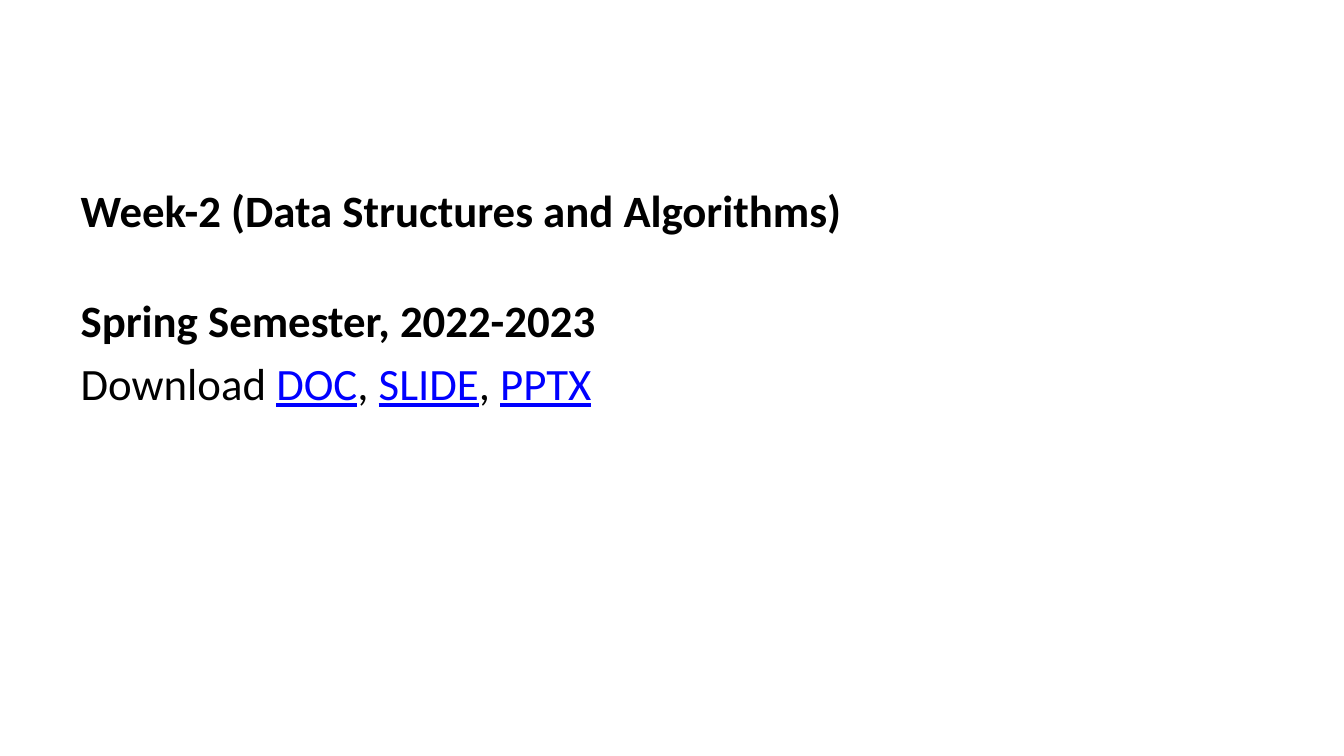
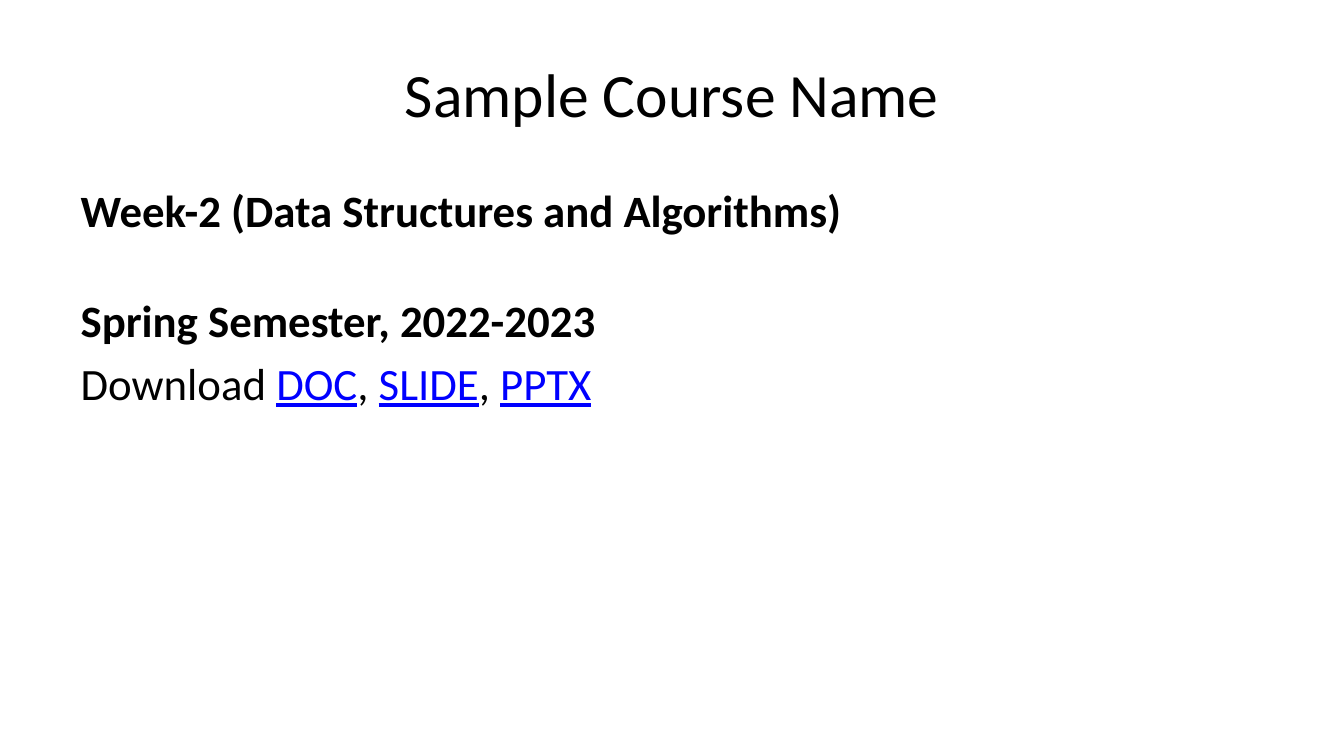
Before and after one commit to abdulsamed57/course-note-template, a slide deck: slide 2 of docs/week-2/week-2.en.md_word.pptx. Drawn at 1344x756 pixels with LibreOffice and Linux fonts; fonts in the diff are those of the drawing. Boxes give left, top, right and bottom in pixels: in the first picture for what was removed or moved away, otherwise in the second. Text is boxed around its words. In the diff, an @@ line names an element or a change of style, - is before the commit and + after.

```diff
--- a/docs/week-2/week-2.en.md_word.pptx
+++ b/docs/week-2/week-2.en.md_word.pptx
@@ title added at bbox=[405, 74, 939, 127], 33 pt, text #000000 @@
+Sample Course Name
```
Also in this commit, not shown: 5 other slides changed, 1 slide added, 1 slide removed, 52 other files.
